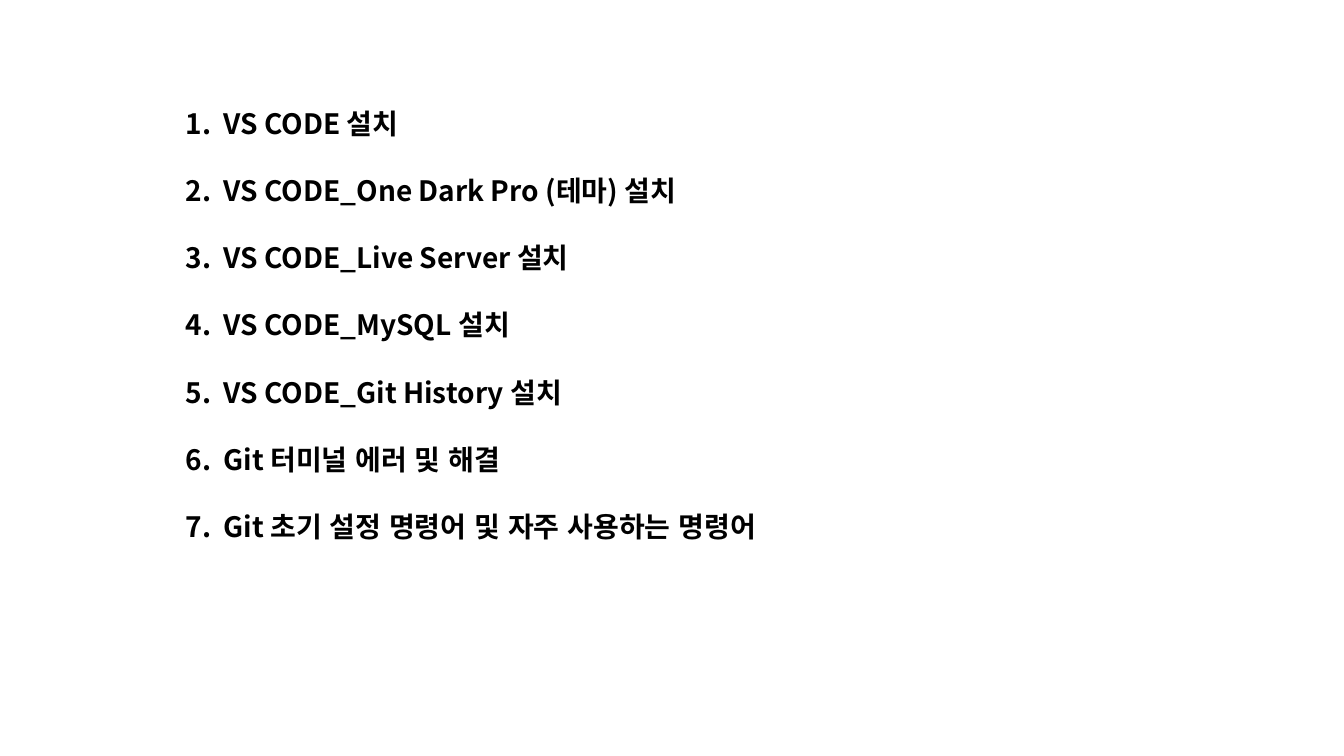
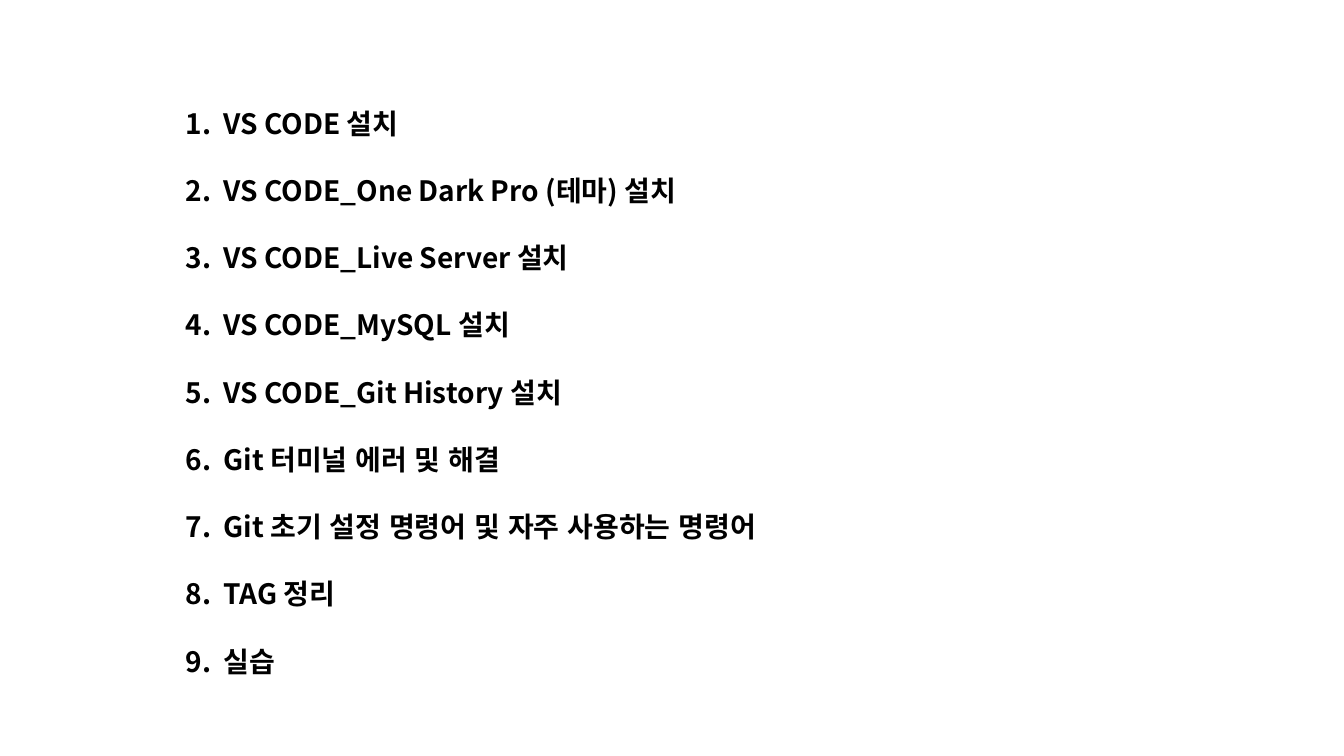
Before and after one commit to shchoichoko/web, a slide deck: slide 2 of HTML,CSS_DAY1/강의 정리_(vsCode세팅_Git세팅).pptx. Drawn at 1344x756 pixels with LibreOffice and Linux fonts; fonts in the diff are those of the drawing. Boxes give left, top, right and bottom in pixels: in the first picture for what was removed or moved away, otherwise in the second. Text is boxed around its words. In the diff, an @@ line names an element or a change of style, - is before the commit and + after.

```diff
--- a/HTML,CSS_DAY1/강의 정리_(vsCode세팅_Git세팅).pptx
+++ b/HTML,CSS_DAY1/강의 정리_(vsCode세팅_Git세팅).pptx
@@ text at <box>224,580,336,675</box>: paragraphs added @@
+8. TAG 정리
+9. 실습
```
Also in this commit, not shown: 5 slides added, 1 other file.
